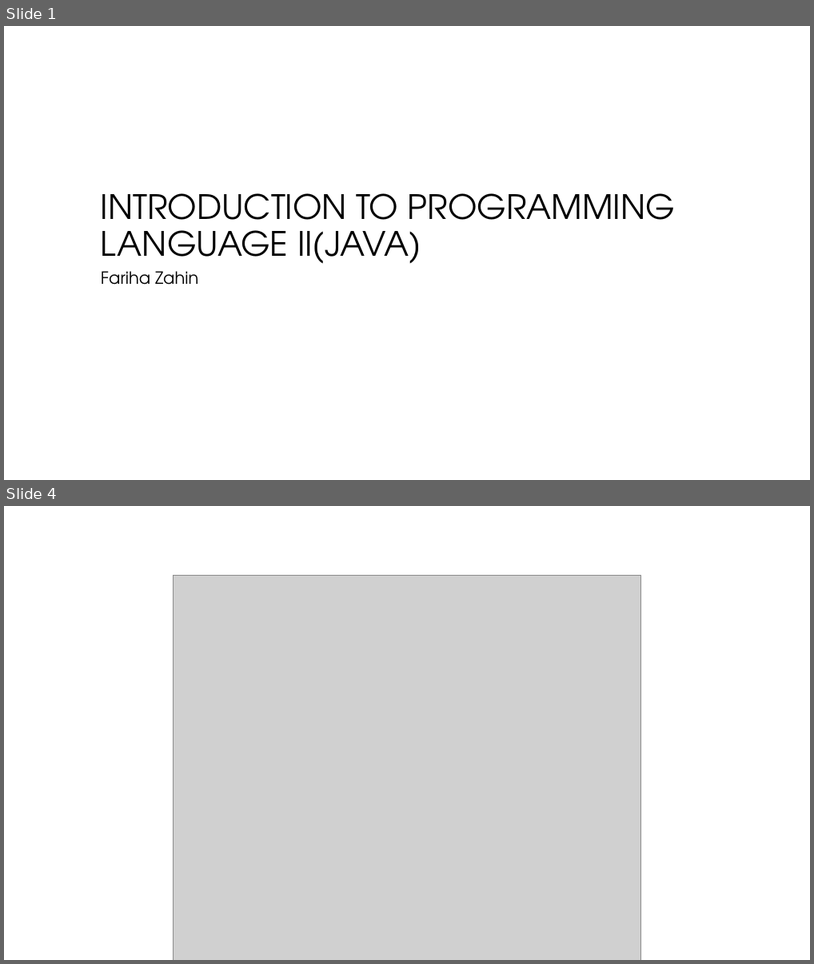
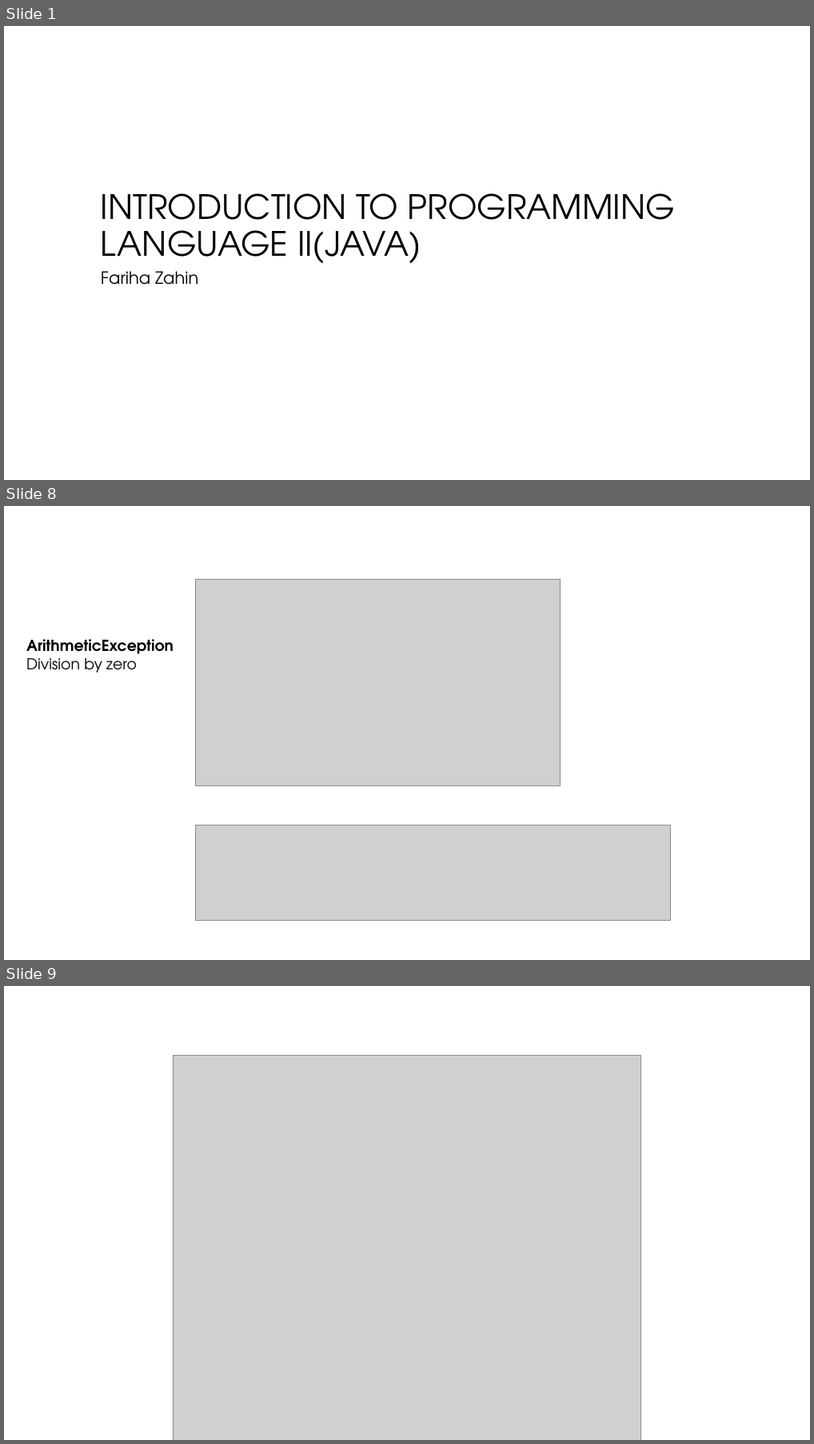
Before and after one commit to ashrafulparan2/Resources, a slide deck: CSE281/Lecture 11.pptx. Shown one above the other, each under a label of ours: slides 1 and 4 before the commit, slides 1, 8 and 9 after it; the slides between them are not shown. The pictures are 814x964 and 814x1444 pixels, drawn with LibreOffice and Linux fonts; fonts in the diff are those of the drawing; grey boxes stand for pictures; background and template pictures are left out. Boxes give left, top, right and bottom in pixels: in the first picture for what was removed or moved away, otherwise in the second. Text is boxed around its words. In the diff, an @@ line names an element or a change of style, - is before the commit and + after.

```diff
--- a/CSE281/Lecture 11.pptx
+++ b/CSE281/Lecture 11.pptx
@@ slide 8 added at <box>4,506,810,960</box>, background #FFFFFF @@
@@ picture added at <box>195,579,561,785</box> @@
@@ text added at <box>26,639,174,672</box>, 18 pt, text #000000, bold @@
+ArithmeticException
+Division by zero
@@ picture added at <box>195,825,670,920</box> @@
@@ what was slide 4 is now slide 9 @@
```
Also in this commit, not shown: 2 slides changed, 5 other slides added, 1 slide removed, 1 other file.
